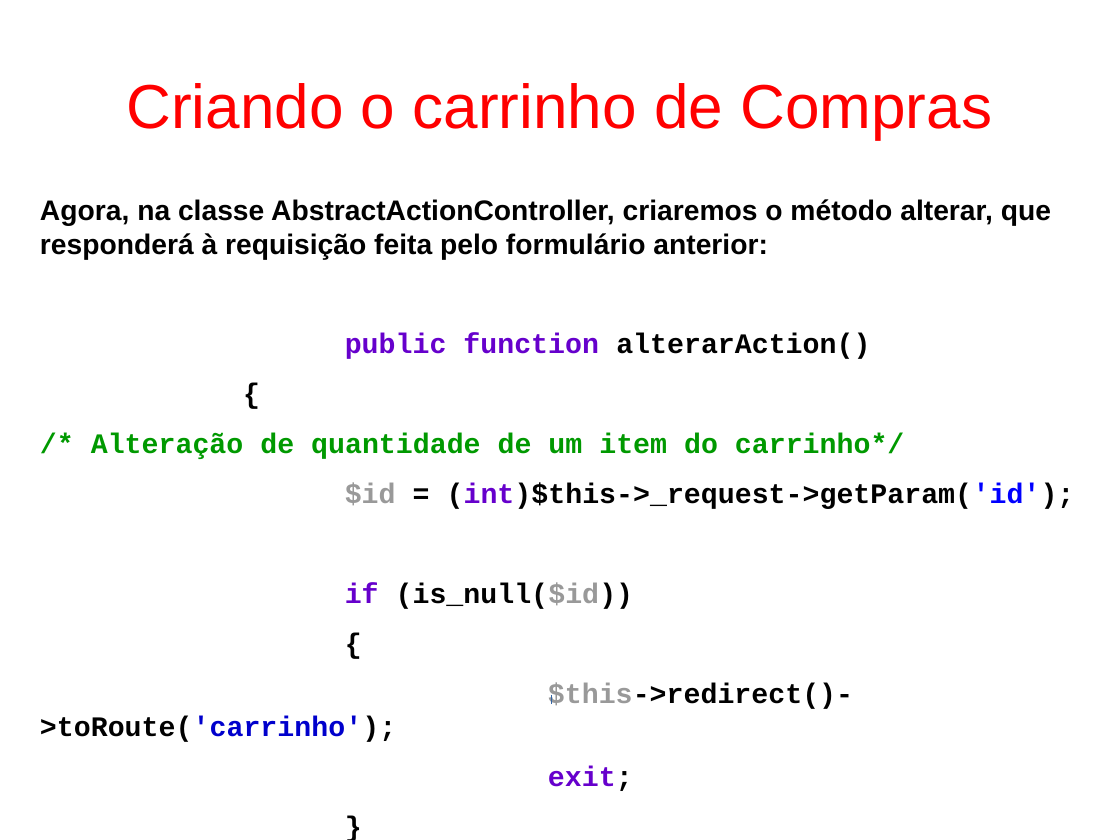
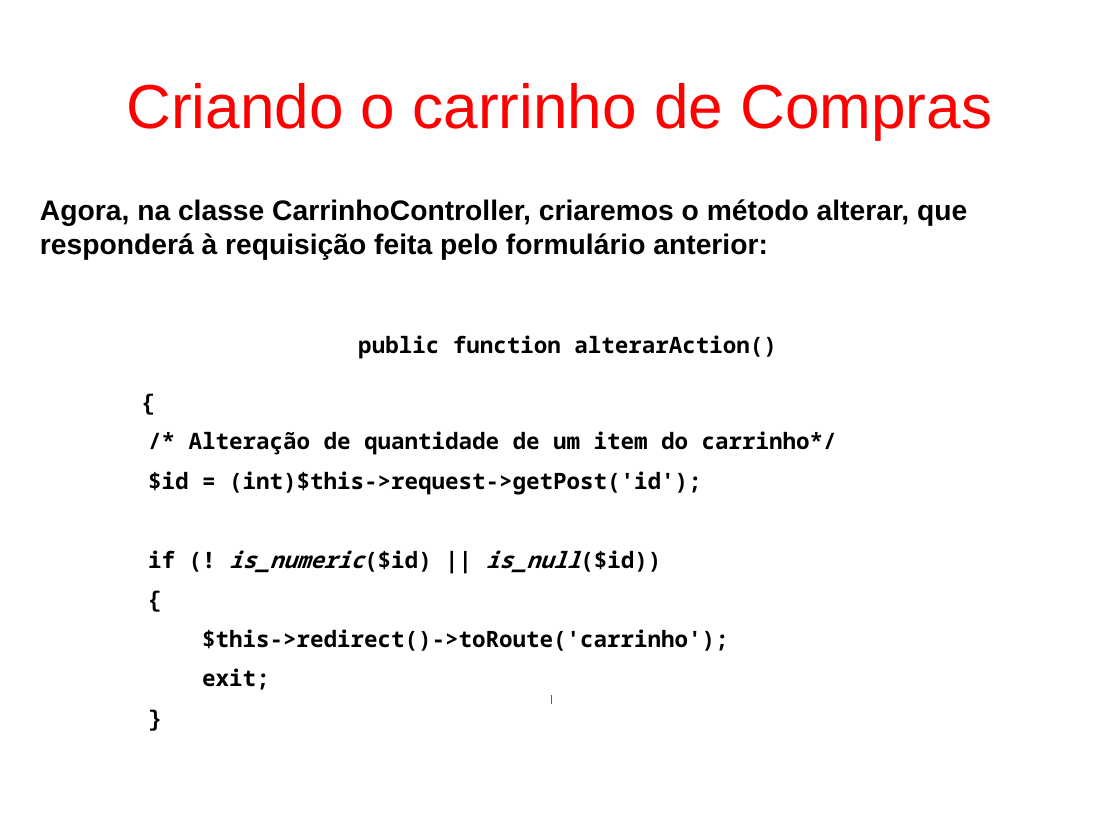
Before and after one commit to fgsl/lojasacme, a slide deck: slide 97 of docs/tutorial.odp. Drawn at 1120x840 pixels with LibreOffice and Linux fonts; fonts in the diff are those of the drawing. Boxes give left, top, right and bottom in pixels: in the first picture for what was removed or moved away, otherwise in the second. Text is boxed around its words. In the diff, an @@ line names an element or a change of style, - is before the commit and + after.

Commit message:
Atualizar slides 97 e 98 (método alterarAction) #63

```diff
--- a/docs/tutorial.odp
+++ b/docs/tutorial.odp
@@ text at bbox=[40, 199, 967, 260]: text changed @@
-Agora, na classe AbstractActionController, criaremos o método alterar, que responderá à requisição feita pelo formulário anterior:
+Agora, na classe CarrinhoController, criaremos o método alterar, que responderá à requisição feita pelo formulário anterior:
@@ text at bbox=[189, 335, 837, 690]: size 20 to 16 pt in "public function alterarAction()", "{", "/* Alteração de quantidade de um item ...", "{" and 3 more places; font Courier New to Noto Sans Mono in "public function alterarAction()", "/* Alteração de quantidade de um item ...", "$this->redirect()->toRoute('carrinho');", "exit;"; text colour #6600CC to #000000 in "public function", "exit;"; text colour #009900 to #000000 in "/* Alteração de quantidade de um item ..."; text colour #999999 to #000000, text colour #0000CC to #000000 in "$this->redirect()->toRoute('carrinho');"; less space between paragraphs @@
@@ text at bbox=[148, 471, 702, 573]: text changed; size 20 to 16 pt; font Courier New to Noto Sans Mono @@
-$id = (int)$this->_request->getParam('id');
-if (is_null($id))
+$id = (int)$this->request->getPost('id');
+if (! is_numeric($id) || is_null($id))
```
Also in this commit, not shown: 1 other slide changed, 1 other file.
